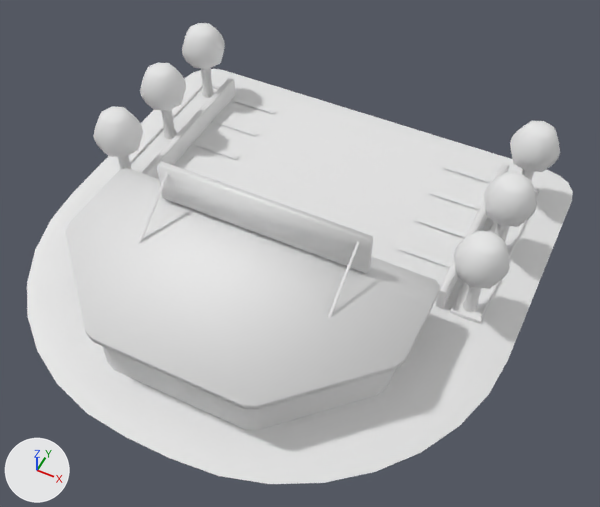
Two versions of the FBX model Projects/FloatingIsland/Assets/Objects/Store/Meshes/Store.fbx, one commit apart.
Rendered twice from a camera (50 mm lens) standing at (0.96, -1.76, 2.24) and looking at (0.1, -0.06, 0.11). Arrows for +X, +Y and +Z are at lower left; the lights stay in place. Where no turn or scale is listed for an object, it has been applied to the vertices. Vertices at the same position are counted once.

In view in the first picture: 'Banner', 'Lot', 'Planter1', 'Planter2', 'Store', 'Tree1', 'Tree2', 'Tree3', 'Tree4', 'Tree5', 'Tree6', 'Wall1', 'Wall2'.
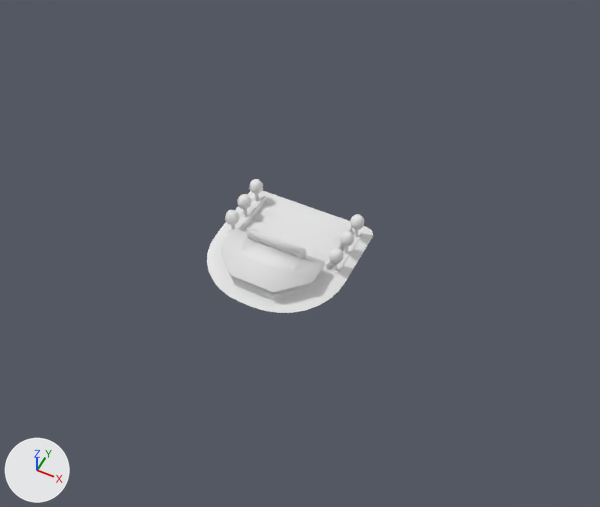
Where the newer file only moved an object's origin or applied its transform, the numbers keep the older frame.

The change in detail:
me_cube has 12 vertices, 9 faces and spans x 58.6..61.4, y 2.8..11.4, z 0.0..70.0.
me_cube is used by ob_wall2; location (1.199, 0.0, 0.0); rotation (1.571, 0.0, -3.142), in degrees (90, 0, -180); scale (0.01, 0.01, 0.01).
me_cube part 3: the whole mesh is scaled about its middle by 0.3, then moved by (-60.0, -5.8, -35.0).
me_cylinder has 80 vertices, 73 faces and spans x -42.0..42.0, y -56.0..99.0, z -42.0..42.0.
me_cylinder is used by ob_tree1; location (-0.693, 0.652, 0.151); rotation (1.571, 0.0, -3.142), in degrees (90, 0, -180); scale (0.0021, 0.0021, 0.0021).
me_cylinder part 1: the whole mesh is scaled about its middle by 0.063, then moved by (0.0, -17.0, 0.0).
me_cube_005 is used by ob_store; location (0.0, 0.0, 0.0).
me_cube_005 had 124 vertices, 99 faces and spanned x -0.605..0.607, y -0.727..-0.06, z 0.028..0.228.
me_cube_005 now has 72 vertices, 50 faces and spans x -0.182..0.181, y -0.162..0.038, z 0.0..0.06.
me_cube_005 part 5: 124 vertices removed from x -0.605..0.607, y -0.727..-0.06, z 0.028..0.228; 72 vertices added at x -0.182..0.181, y -0.162..0.038, z 0.0..0.06.
me_cube_004 has 40 vertices, 22 faces and spans x -0.382..0.382, y -0.361..-0.133, z 0.213..0.374.
me_cube_004 is used by ob_banner; location (0.0, 0.015, 0.015).
me_cube_004 part 2: the whole mesh is scaled about its middle by 0.3, then moved by (0.0, 0.217, -0.269).
me_mesh has 56 vertices, 29 faces and spans x -0.87..0.87, y -0.87..0.87, z 0.0..0.03.
me_mesh is used by ob_lot; location (0.0, 0.0, 0.0).
me_mesh part 4: the whole mesh is scaled about the mesh origin by 0.3.
Object 'Wall2' (ob_wall2) moves from (1.199, 0.0, 0.0) to (0.18, 0.105, 0.009).
Object 'Tree1' (ob_tree1) moves from (-0.693, 0.652, 0.151) to (-0.208, 0.196, 0.01).
Object 'Tree1' (ob_tree1) is rescaled from (0.0021, 0.0021, 0.0021) to (0.01, 0.01, 0.01).
Object 'Tree5' (ob_tree5) moves from (0.691, 0.35, 0.151) to (0.207, 0.105, 0.01).
Object 'Tree5' (ob_tree5) is rescaled from (0.0021, 0.0021, 0.0021) to (0.01, 0.01, 0.01).
Object 'Planter1' (ob_planter1) moves from (-0.692, 0.105, 0.0) to (-0.208, 0.105, 0.009).
Object 'Planter2' (ob_planter2) moves from (0.692, 0.105, 0.0) to (0.208, 0.105, 0.009).
Object 'Store' (ob_store) moves from (0.0, 0.0, 0.0) to (0.001, -0.056, 0.009).
Object 'Tree4' (ob_tree4) moves from (0.691, 0.049, 0.151) to (0.207, 0.015, 0.01).
Object 'Tree4' (ob_tree4) is rescaled from (0.0021, 0.0021, 0.0021) to (0.01, 0.01, 0.01).
Object 'Tree3' (ob_tree3) moves from (-0.693, 0.049, 0.151) to (-0.208, 0.015, 0.01).
Object 'Tree3' (ob_tree3) is rescaled from (0.0021, 0.0021, 0.0021) to (0.01, 0.01, 0.01).
Object 'Wall1' (ob_wall1) moves from (0.0, 0.0, 0.0) to (-0.18, 0.105, 0.009).
Object 'Tree2' (ob_tree2) moves from (-0.693, 0.35, 0.151) to (-0.208, 0.105, 0.01).
Object 'Tree2' (ob_tree2) is rescaled from (0.0021, 0.0021, 0.0021) to (0.01, 0.01, 0.01).
Object 'Banner' (ob_banner) moves from (0.0, 0.015, 0.015) to (0.0, -0.039, 0.069).
Object 'Tree6' (ob_tree6) moves from (0.691, 0.652, 0.151) to (0.207, 0.196, 0.01).
Object 'Tree6' (ob_tree6) is rescaled from (0.0021, 0.0021, 0.0021) to (0.01, 0.01, 0.01).

Changed parts and their boxes [x1, y1, x2, y2] in the pictures (600 x 507 px; the box of a moved part takes in the faces that stretch with it):
'Lot', mesh rescaled (69% narrower, 70% shorter)
    before: [27, 69, 573, 484]
    after: [207, 190, 373, 313]
'Store', reshaped, moved (72% narrower, 73% shorter)
    before: [65, 168, 441, 430]
    after: [221, 229, 325, 300]
'Banner', mesh rescaled, moved (72% narrower, 72% shorter)
    before: [138, 161, 373, 318]
    after: [241, 228, 306, 271]
'Tree4', moved, rescaled (74% narrower, 71% shorter)
    before: [454, 231, 510, 312]
    after: [329, 248, 343, 271]
'Tree5', moved, rescaled
    before: [484, 172, 537, 242]
    after: [340, 231, 354, 254]
'Tree6', moved, rescaled
    before: [510, 120, 560, 181]
    after: [350, 214, 364, 237]
'Tree3', moved, rescaled
    before: [93, 106, 143, 170]
    after: [225, 210, 239, 232]
'Wall1', mesh rescaled, moved (70% narrower, 64% shorter)
    before: [142, 78, 235, 179]
    after: [239, 195, 266, 231]
'Tree2', moved, rescaled (68% narrower, 69% shorter)
    before: [140, 62, 186, 139]
    after: [237, 194, 251, 217]
'Tree1', moved, rescaled (66% narrower, 70% shorter)
    before: [182, 23, 225, 98]
    after: [249, 179, 263, 201]
'Planter1', moved
    before: [130, 85, 220, 173]
    after: [228, 197, 261, 233]
'Planter2', moved
    before: [450, 186, 540, 324]
    after: [330, 231, 362, 274]
'Wall2', mesh rescaled, moved (64% narrower, 69% shorter)
    before: [436, 163, 509, 309]
    after: [326, 226, 352, 270]
part 1 of me_cylinder, moved or reshaped
    before: [93, 23, 560, 312]
    after: [225, 179, 364, 271]
part 3 of me_cube, moved or reshaped
    before: [142, 78, 509, 309]
    after: [239, 195, 352, 270]
